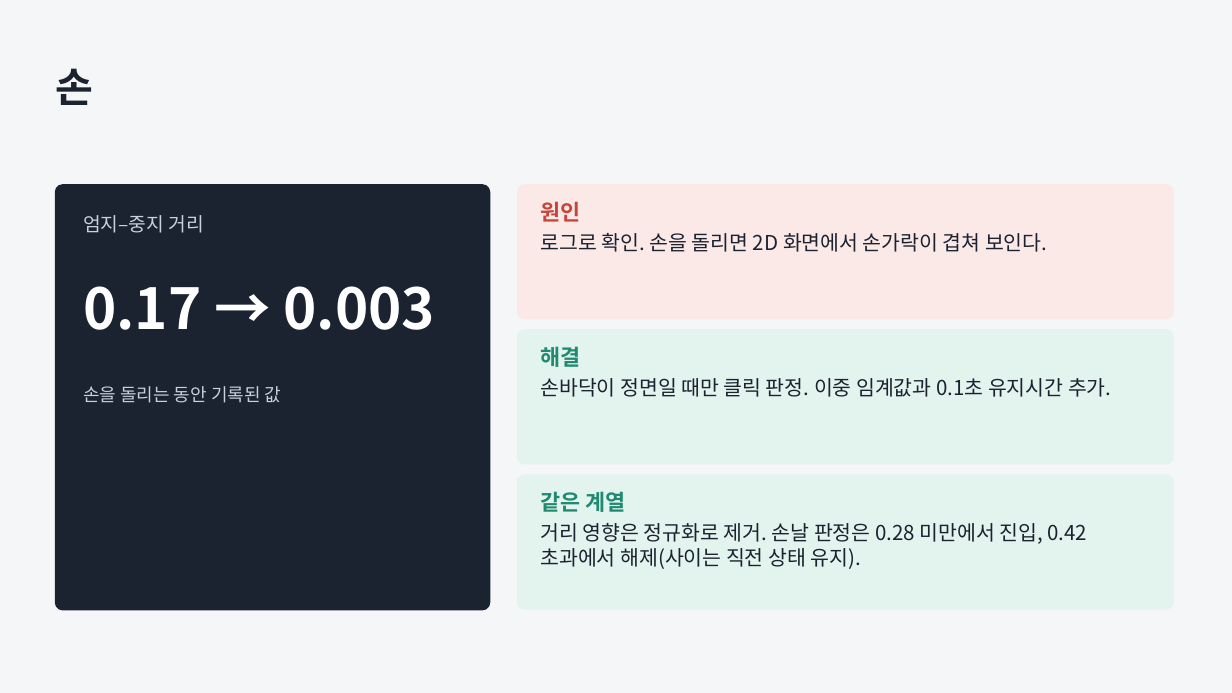
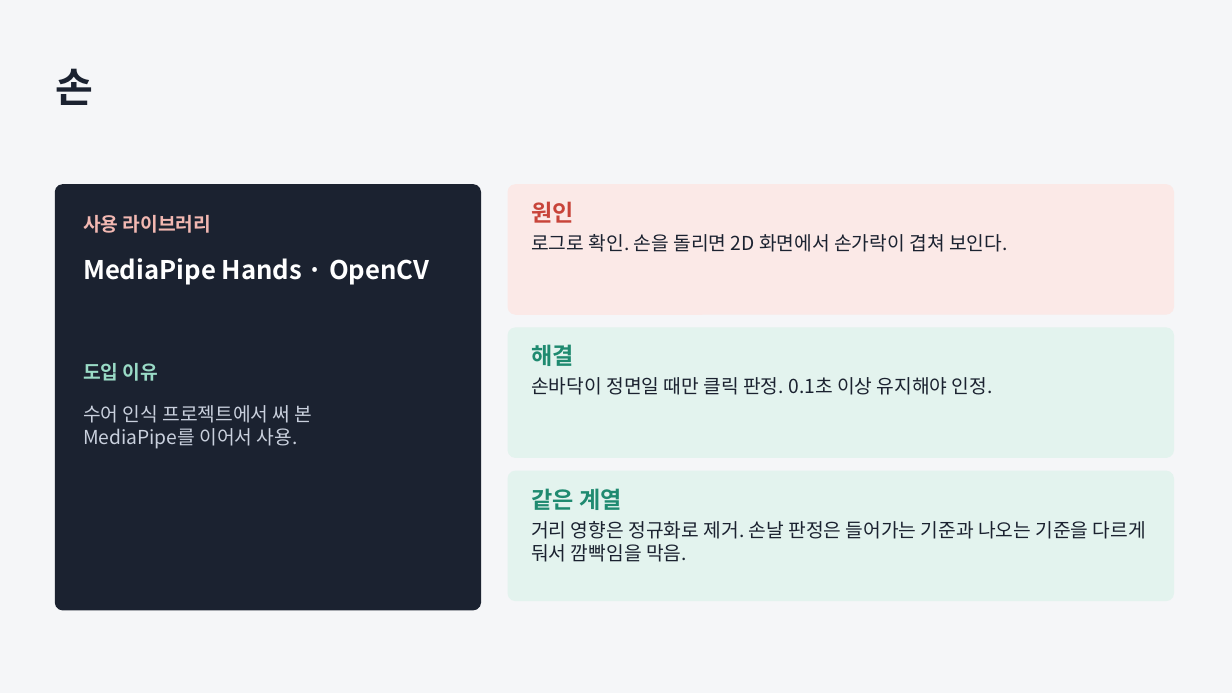
Before and after one commit to JungUH-0/JungPra, a slide deck: slide 7 of pythonpra/myproject/ppt/assistant_process.pptx. Drawn at 1232x693 pixels with LibreOffice and Linux fonts; fonts in the diff are those of the drawing. Boxes give left, top, right and bottom in pixels: in the first picture for what was removed or moved away, otherwise in the second. Text is boxed around its words. In the diff, an @@ line names an element or a change of style, - is before the commit and + after.

```diff
--- a/pythonpra/myproject/ppt/assistant_process.pptx
+++ b/pythonpra/myproject/ppt/assistant_process.pptx
@@ rounded rectangle: place and size @@
-rounded rectangle at <box>55,185,490,610</box>
+rounded rectangle at <box>55,185,481,610</box>
@@ rounded rectangle: place and size @@
-rounded rectangle at <box>518,185,1174,319</box>
+rounded rectangle at <box>508,185,1174,314</box>
@@ text "원인": place and size @@
-text "원인" at <box>540,201,1047,252</box>
+text "원인" at <box>531,201,1008,252</box>
@@ text "원인" at <box>531,201,1008,252</box>: size 17 to 18 pt in "원인"; size 16 to 15 pt @@
@@ text at <box>83,215,212,233</box>: text changed; text colour #C9D0DD to #F2B8B2; bold on @@
-엄지–중지 거리
+사용 라이브러리
@@ text at <box>83,258,429,285</box>: text changed; size 44 to 20 pt @@
-0.17 → 0.003
+MediaPipe Hands · OpenCV
@@ rounded rectangle: place and size @@
-rounded rectangle at <box>518,330,1174,464</box>
+rounded rectangle at <box>508,328,1174,457</box>
@@ text at <box>531,344,574,366</box>: size 17 to 18 pt in "해결" @@
@@ text "해결": place and size @@
-text "해결" at <box>540,346,1111,397</box>
+text "해결" at <box>531,344,993,395</box>
@@ text at <box>83,363,158,381</box>: text changed; size 14 to 15 pt; text colour #C9D0DD to #9ADBC6; bold on @@
-손을 돌리는 동안 기록된 값
+도입 이유
@@ text at <box>531,377,993,395</box>: text changed; size 16 to 15 pt @@
-손바닥이 정면일 때만 클릭 판정. 이중 임계값과 0.1초 유지시간 추가.
+손바닥이 정면일 때만 클릭 판정. 0.1초 이상 유지해야 인정.
@@ text added at <box>83,405,313,449</box>, 15 pt, text #C9D0DD @@
+수어 인식 프로젝트에서 써 본
+MediaPipe를 이어서 사용.
@@ proportions changed in 3 elements at <box>508,185,1174,314</box>, <box>508,328,1174,457</box>, <box>508,471,1174,601</box> @@
@@ rounded rectangle: place and size @@
-rounded rectangle at <box>518,475,1174,609</box>
+rounded rectangle at <box>508,471,1174,601</box>
@@ text at <box>531,488,622,510</box>: size 17 to 18 pt in "같은 계열" @@
@@ text "같은 계열": place and size @@
-text "같은 계열" at <box>540,491,1087,569</box>
+text "같은 계열" at <box>531,488,1146,562</box>
@@ text at <box>531,521,1146,562</box>: text changed; size 16 to 15 pt @@
-거리 영향은 정규화로 제거. 손날 판정은 0.28 미만에서 진입, 0.42 초과에서 해제(사이는 직전 상태 유지).
+거리 영향은 정규화로 제거. 손날 판정은 들어가는 기준과 나오는 기준을 다르게 둬서 깜빡임을 막음.
```
Also in this commit, not shown: 3 other slides changed, 3 other files.
